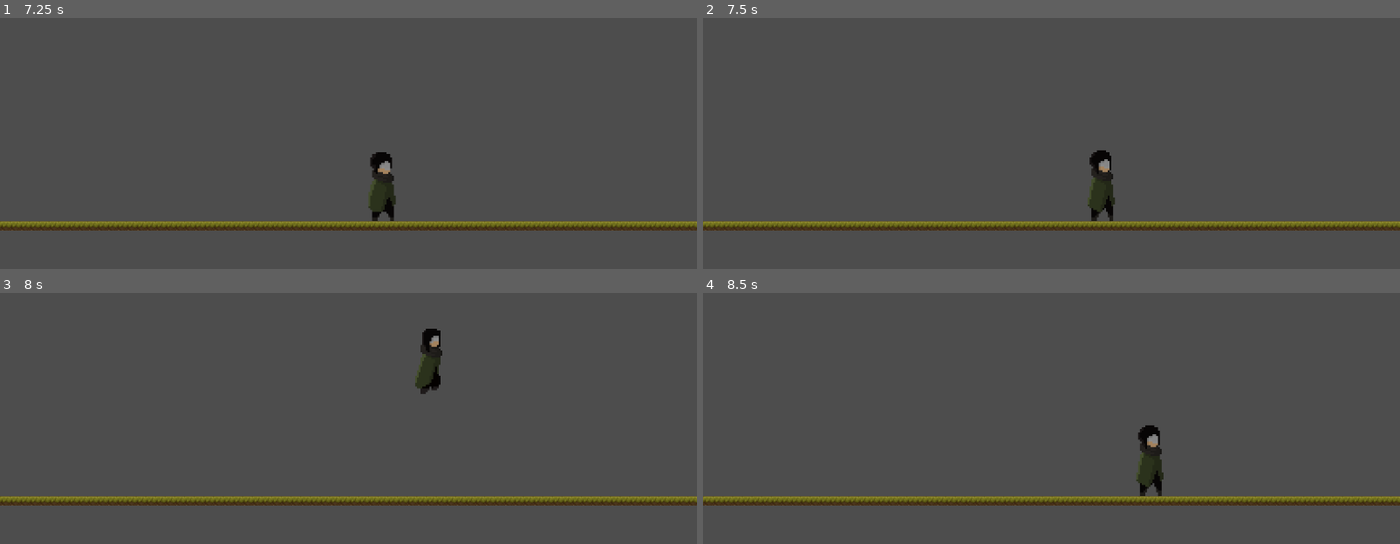
Above: before the commit, frames 1-4 (two rows, left to right).
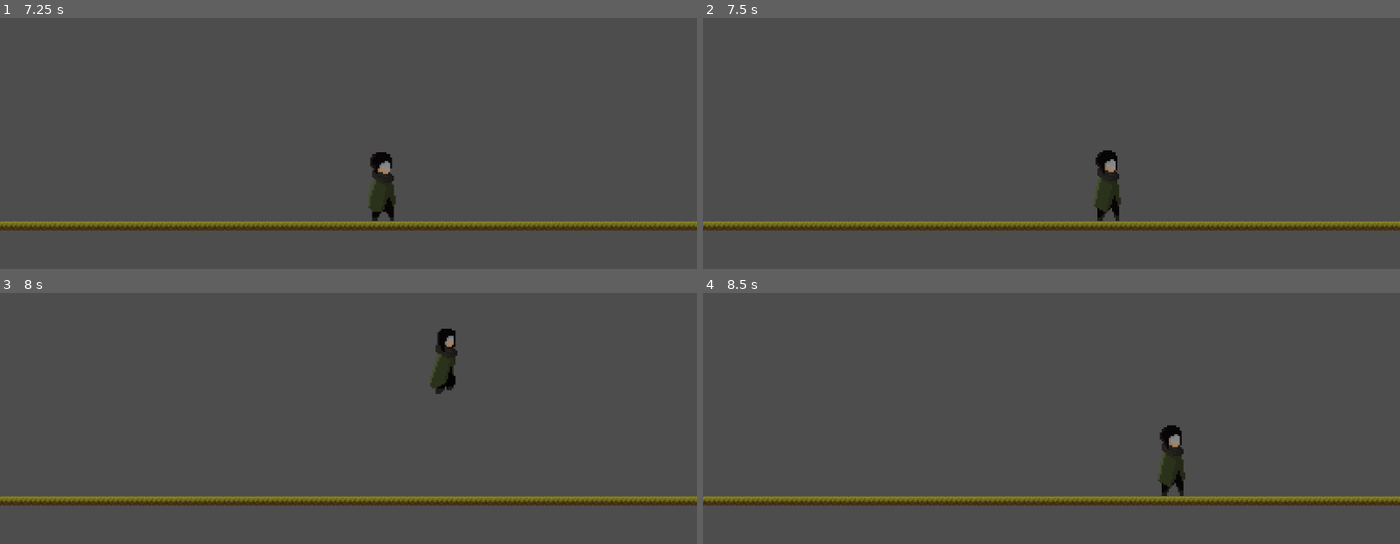
Above: after the commit, the same moments.

Repository: BionicReader/AsAboveAsBelow
Game: Godot game, scene res://main_lvl.tscn
The game is run twice, just before and just after one commit, with the same random seed, the same clock (stepped at 60 frames per second) and the same inputs.
Inputs (mouse positions are in pixels of both pictures, inside the frame that each line leads up to):
- Up to frame 1 (7.25 s): tap Enter (change) at 0.5, 2.75, 3.6, 4.25 s; move the mouse to (501, 193) at 0.52 s; hold Down (hitD) 0.53-1.28 s; tap W (jump) at 0.77, 1.52, 3.02, 3.77, 4.52, 6.02, 6.77 s; tap Left (hitL) at 0.8, 1.35, 3.05 s; move the mouse to (209, 233) at 1.27 s; tap Right (hitR) at 1.55, 5.85 s; tap Space at 2, 3.5, 5.75 s; move the mouse to (418, 128) at 2.02 s; hold Right (hitR) 2.03-2.78 s; tap Down (hitD) at 2.3, 4.35 s; move the mouse to (outside the picture) at 2.77 s; click (outside the picture) at 2.85 s; move the mouse to (outside the picture) at 3.52 s; hold Right (hitR) 3.53-4.28 s; move the mouse to (139, 156) at 4.27 s; move the mouse to (383, 213) at 5.02 s; hold Left (hitL) 5.03-5.78 s; move the mouse to (243, 115) at 5.77 s; move the mouse to (501, 193) at 6.52 s; hold Down (hitD) from 6.53 s (still down); tap A (walkL) at 6.6 s
- Up to frame 2 (7.5 s): move the mouse to (912, 233) at 7.27 s; release Down (hitD) at 7.28 s; tap D (walkR) at 7.35 s
- Up to frame 3 (8 s): tap W (jump) at 7.52 s; tap Left (hitL) at 7.55 s
- Up to frame 4 (8.5 s): move the mouse to (1121, 403) at 8.02 s; hold Down (hitD) from 8.03 s (still down); tap Right (hitR) at 8.3 s

Frame 1 is identical in both runs. In frame 2, 0.7% of the frame differs, in the area x 55-60%, y 52-81%; in frame 3, 1.2%; in frame 4, 1.6%, in the area x 62-70%, y 52-81%.

Commit message:
Player Move Basics Down

Diff:
--- a/Hero.gd
+++ b/Hero.gd
@@ -1,7 +1,7 @@
 extends CharacterBody2D
 
 # Movement constants
-const SPEED = 300.0  # Increased base speed
+var SPEED = 400.0  # Increased base speed
 const JUMP_FORCE = 800.0
 const GRAVITY = 2000.0
 const FRICTION = 0.1  # Add friction to stop sliding
@@ -92,7 +92,9 @@
 		player_normal.play("Run")
 		player_normal.scale.x = sign(direction)
 	else:
+		SPEED = 200.0
 		player_beast.play("WalkState")
+		is_moving = true
 		player_beast.scale.x = 0.7 * sign(direction)
 
 func perform_jump():
@@ -122,17 +124,18 @@
 
 func handle_beast_actions():
 	# Prioritize attack/hit actions
-	if Input.is_action_pressed("hitR"):
-		player_beast.play("BreakSide")
-		player_beast.scale.x = 0.75
-		is_performing_action = true
-	elif Input.is_action_pressed("hitL"):
-		player_beast.play("BreakSide")
-		player_beast.scale.x = -0.75
-		is_performing_action = true
-	elif Input.is_action_pressed("hitD"):
-		player_beast.play("BreakDown")
-		is_performing_action = true
+	if !is_moving:
+		if Input.is_action_pressed("hitR"):
+			player_beast.play("BreakSide")
+			player_beast.scale.x = 0.75
+			is_performing_action = true
+		elif Input.is_action_pressed("hitL"):
+			player_beast.play("BreakSide")
+			player_beast.scale.x = -0.75
+			is_performing_action = true
+		elif Input.is_action_pressed("hitD"):
+			player_beast.play("BreakDown")
+			is_performing_action = true
 
 func handle_normal_actions():
 	if Input.is_action_just_pressed("attack"):
